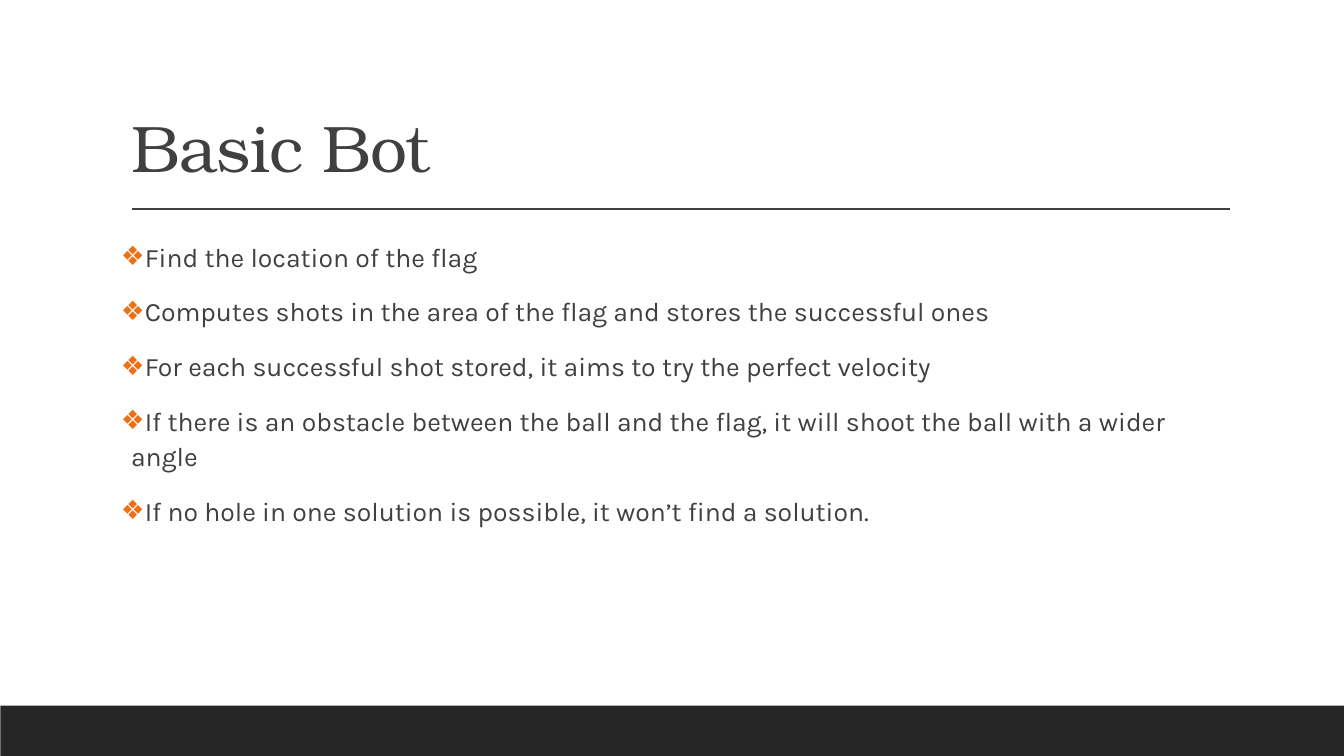
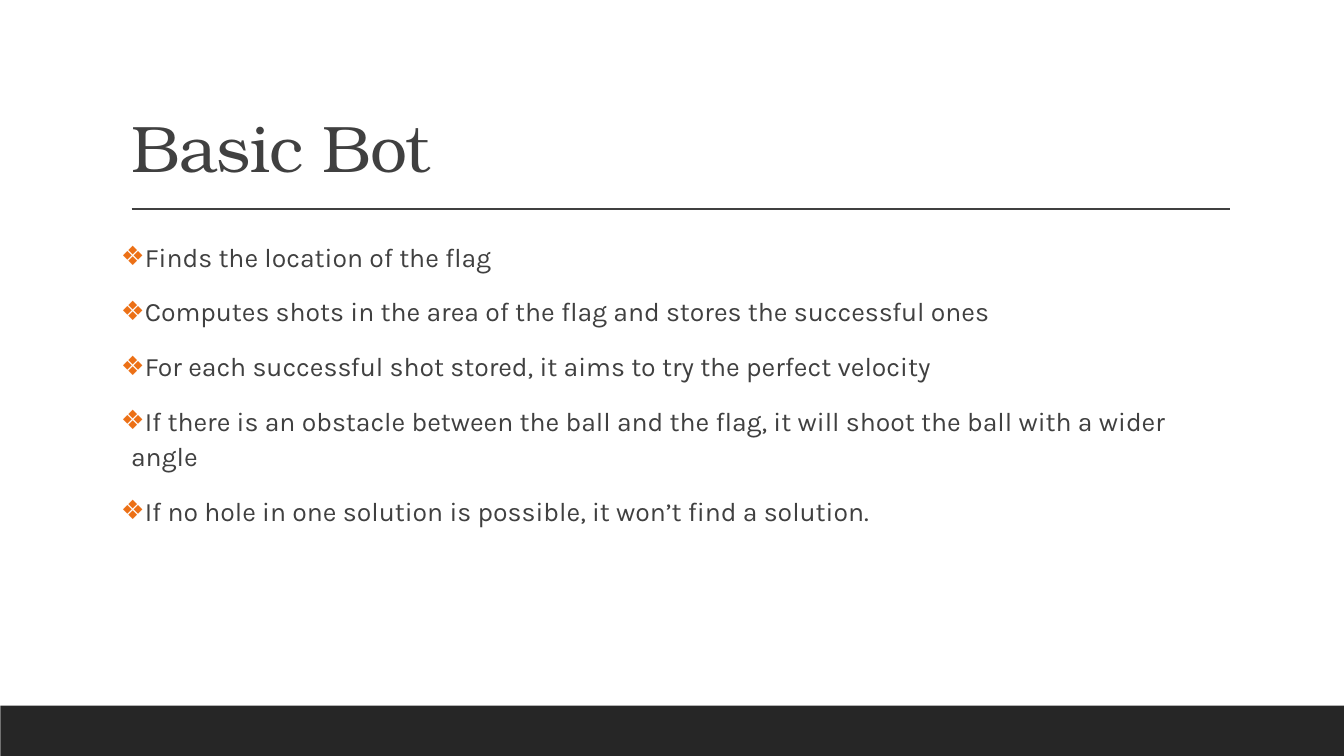
Before and after one commit to renesteeman/Project1-2_Group4, a slide deck: slide 12 of Crazy Putting phase 2.pptx. Drawn at 1344x756 pixels with LibreOffice and Linux fonts; fonts in the diff are those of the drawing. Boxes give left, top, right and bottom in pixels: in the first picture for what was removed or moved away, otherwise in the second. Text is boxed around its words. In the diff, an @@ line names an element or a change of style, - is before the commit and + after.

```diff
--- a/Crazy Putting phase 2.pptx
+++ b/Crazy Putting phase 2.pptx
@@ text at box(145, 248, 491, 274): text changed @@
-❖ Find the location of the flag
+❖ Finds the location of the flag
```
Also in this commit, not shown: 1 slide added.
